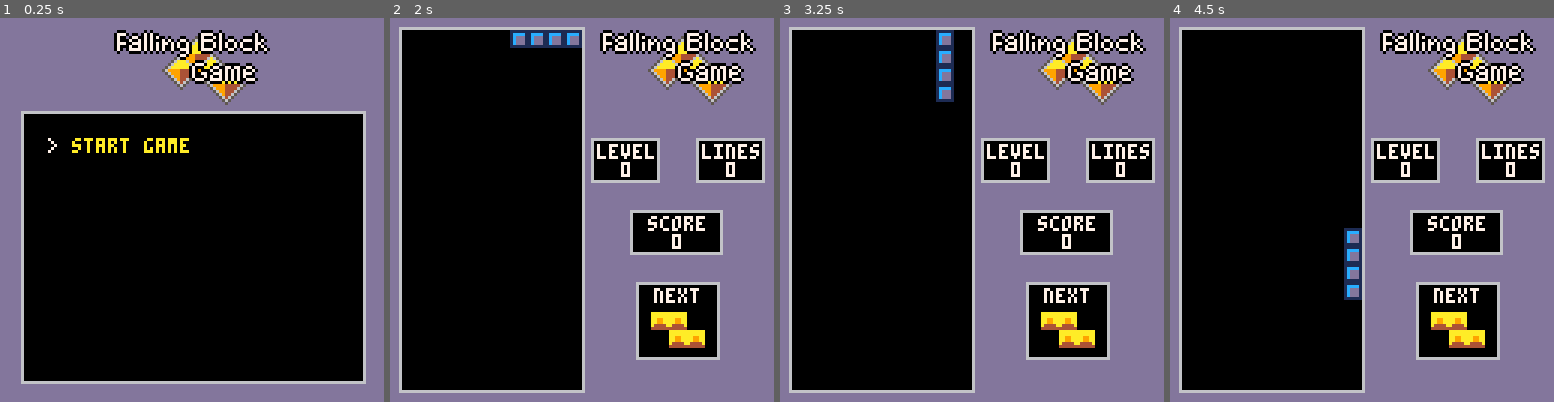
Above: before the commit, frames 1-4 (left to right).
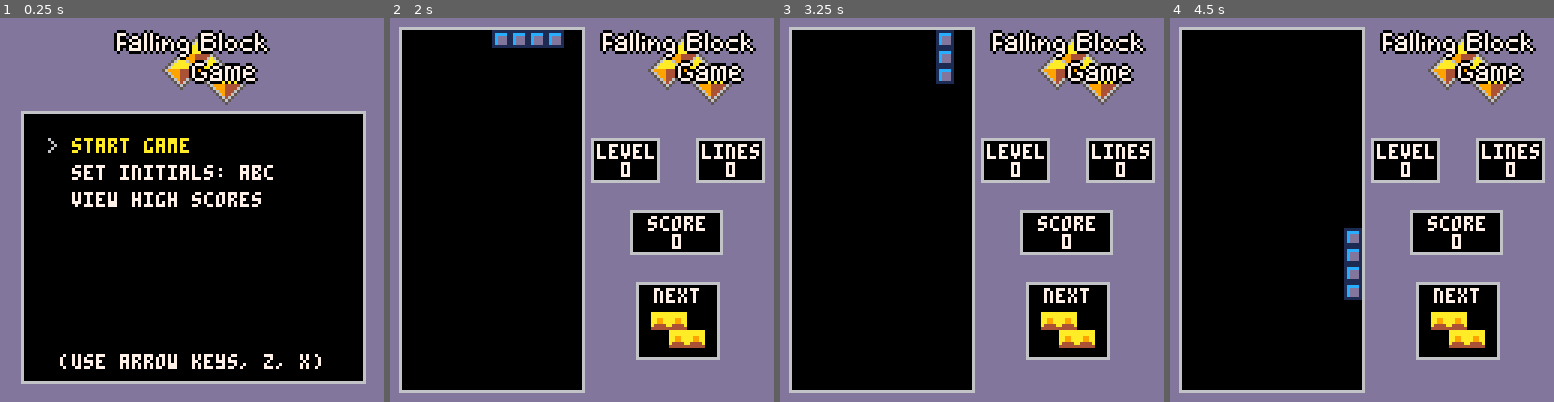
Above: after the commit, the same moments.

Repository: jaredkrinke/pico-8-fbg
Game: PICO-8 cartridge fbg.p8
Two runs of this game, one before a commit and one after it. Both use one fixed random seed, a clock stepped at 60 frames per second and the inputs below.
Inputs:
- Up to frame 1 (0.25 s): no input
- Up to frame 2 (2 s): tap X (X key) at 0.33, 1.07, 1.85 s; tap O (Z key) at 0.7, 1.7 s; hold Right from 1.6 s (still down)
- Up to frame 3 (3.25 s): release Right at 2.1 s; tap O (Z key) at 2.1, 2.5, 2.9 s; hold Up 2.15-2.42 s; hold Right 2.47-3.03 s; tap X (X key) at 2.97 s; hold Left from 3.08 s (still down)
- Up to frame 4 (4.5 s): tap O (Z key) at 3.3, 3.7, 4.1 s; release Left at 3.58 s; hold Down 3.63-3.97 s; hold Right from 4.02 s (still down); tap X (X key) at 4.08 s

The runs differ from the first frame. In frame 1, 2.6% of the frame differs, in the area x 12-84%, y 31-92%; in frame 2, 0.4%; in frame 3, 0.2%; in frame 4, nothing differs.

Commit message:
Transient initials

Diff:
--- a/fbg.p8
+++ b/fbg.p8
@@ -712,8 +712,22 @@
     return item
 end
 
-function menu_item.should_show()
+function menu_item:draw(x, y, focused)
+    color(colors.white)
+    if focused then color(colors.yellow) end
+    print(self.label, x, y)
+end
+
+function menu_item:should_show()
     return true
+end
+
+function menu_item:handle_input()
+    if btnp(buttons.z) then
+        self:activate()
+        return true
+    end
+    return false
 end
 
 function game_start()
@@ -723,28 +737,98 @@
     game_state = game_states.started
 end
 
+-- todo: load from cart data
+local player_initial_indexes = { 1, 2, 3 }
+local letters = "abcdefghijklmnopqrstuvwxyz"
+
 local menu_items = {
     menu_item.create({
         label = "start game",
-        action = function ()
+        activate = function ()
             replay = false
             prng = xorwow.new()
             comm_start_record()
             game_start()
         end,
     }),
+    -- todo: mode
+    -- todo: height
+    -- todo scores
     -- todo: initials?
     -- todo: music toggle
     menu_item.create({
         -- todo: only show if a replay is available
-        label = "replay",
+        label = "watch replay",
         should_show = function () return comm_enabled end,
-        action = function ()
+        activate = function ()
             replay = true
             comm_start_replay() -- note: this will initialize prng
             game_start()
         end,
     }),
+    menu_item.create({
+        label = "set initials:",
+        initials = player_initial_indexes,
+        index = 0,
+        handle_input = function (self)
+            local handled = false
+            local editing = false
+            local done = false
+            if self.index > 0 then editing = true end
+            if btnp(buttons.x) then
+                handled = true
+                done = true
+            elseif btnp(buttons.z) then
+                handled = true
+                self.index = self.index + 1
+                if self.index > #self.initials then
+                    done = true
+                end
+            elseif editing then
+                handled = true
+                if btnp(buttons.up) or btnp(buttons.down) then
+                    local offset = -1
+                    if btnp(buttons.down) then offset = 1 end
+                    local new_letter_index = self.initials[self.index] + offset
+                    if new_letter_index >= 1 and new_letter_index <= #letters then
+                        self.initials[self.index] = new_letter_index
+                    end
+                end
+            end
+
+            if done then
+                -- todo: save initials
+                self.index = 0
+            end
+            return handled
+        end,
+        draw = function (self, x, y, focused)
+            color(colors.white)
+            if focused and self.index <= 0 then color(colors.yellow) end
+            print(self.label, x, y)
+
+            for i = 1, #self.initials, 1 do
+                local x2 = x + 4 * #self.label + 4 * i
+                local letter_index = self.initials[i]
+
+                if self.index == i then
+                    print("^", x2, y + 6, colors.light_gray)
+                    color(colors.yellow)
+                else
+                    color(colors.white)
+                end
+
+                print(sub(letters, letter_index, letter_index), x2, y)
+            end
+        end,
+    }),
+    menu_item.create({
+        label = "view high scores",
+        activate = function ()
+            -- todo
+            debug_message = "not implemented!"
+        end,
+    }),
 }
 
 function _init()
@@ -758,18 +842,19 @@
 
 local update_handlers = {
     [game_states.menu] = function ()
-        if btnp(buttons.z) or btnp(buttons.x) then
-            menu_items[menu_item_index].action()
-        elseif btnp(buttons.up) or btnp(buttons.down) then
+        local menu_item = menu_items[menu_item_index]
+        local handled = menu_item:handle_input()
+
+        if not handled and (btnp(buttons.up) or btnp(buttons.down)) then
             local offset = -1
             if btnp(buttons.down) then offset = 1 end
 
             -- find next menu item
-            local new_menu_item_index
+            local new_menu_item_index = menu_item_index
             while true do
-                new_menu_item_index = menu_item_index + offset
+                new_menu_item_index = new_menu_item_index + offset
                 if new_menu_item_index >= 1 and new_menu_item_index <= #menu_items then
-                    if menu_items[new_menu_item_index].should_show() then
+                    if menu_items[new_menu_item_index]:should_show() then
                         menu_item_index = new_menu_item_index
                         break
                     end
@@ -777,7 +862,6 @@
                     break
                 end
             end
-        elseif btnp(buttons.down) and menu_item_index < #menu_items then
         end
     end,
 
@@ -888,7 +972,7 @@
     end,
 
     [game_states.scores] = function ()
-        if btnp() ~= 0 then
+        if btnp(buttons.z) or btnp(buttons.x) then
             game_state = game_states.menu
         end
     end,
@@ -984,17 +1068,18 @@
         draw_box(x - 16, y - 8, 120, 120)
         for i = 1, #menu_items, 1 do
             local menu_item = menu_items[i]
-            if menu_item.should_show() then
-                color(colors.white)
-                if i == menu_item_index then
-                    print(">", x - 8, y)
-                    color(colors.yellow)
+            if menu_item:should_show() then
+                local focused = i == menu_item_index
+                if focused then
+                    print(">", x - 8, y, colors.light_gray)
+                    color(colors.white)
                 end
-
-                print(menu_item.label, x, y)
-                y = y + 8
-            end
-        end
+                menu_item:draw(x, y, focused);
+                y = y + 9
+            end
+        end
+
+        print("(use arrow keys, z, x)", 20, 112, colors.white)
     end,
 
     [game_states.started] = function ()
